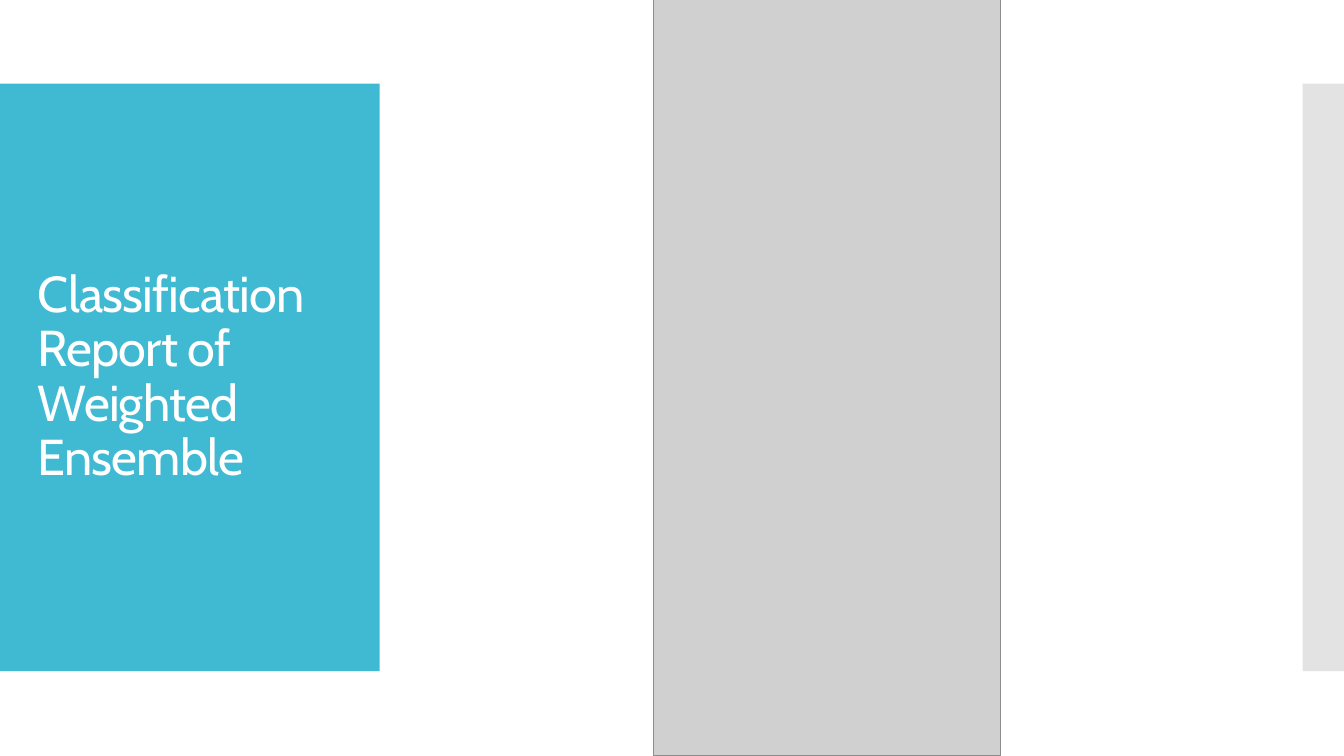
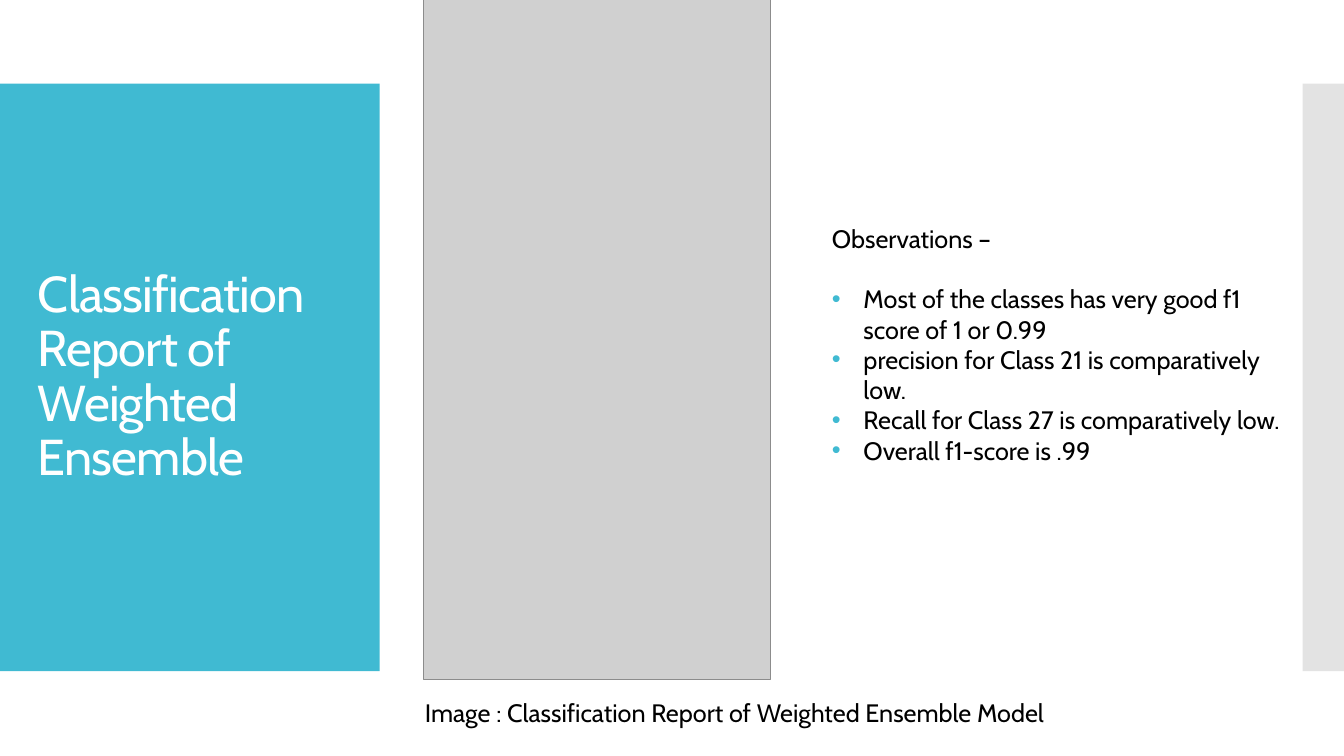
Before and after one commit to BhardwajAnshul/Springboard, a slide deck: slide 13 of Capstone Project 3/Capstone Project 3 Presentation.pptx. Drawn at 1344x756 pixels with LibreOffice and Linux fonts; fonts in the diff are those of the drawing; grey boxes stand for pictures. Boxes give left, top, right and bottom in pixels: in the first picture for what was removed or moved away, otherwise in the second. Text is boxed around its words. In the diff, an @@ line names an element or a change of style, - is before the commit and + after.

```diff
--- a/Capstone Project 3/Capstone Project 3 Presentation.pptx
+++ b/Capstone Project 3/Capstone Project 3 Presentation.pptx
@@ picture: place and size @@
-picture at <box>653,0,1000,756</box>
+picture at <box>423,0,770,680</box>
@@ text added at <box>832,229,1279,461</box>, 18 pt, text #000000 @@
+Observations –
+• Most of the classes has very good f1 score of 1 or 0.99
+• precision for Class 21 is comparatively low.
+• Recall for Class 27 is comparatively low.
+• Overall f1-score is .99
@@ text added at <box>425,703,1044,729</box>, 18 pt, text #000000 @@
+Image : Classification Report of Weighted Ensemble Model
```
Also in this commit, not shown: 5 other slides changed, 3 other files.
